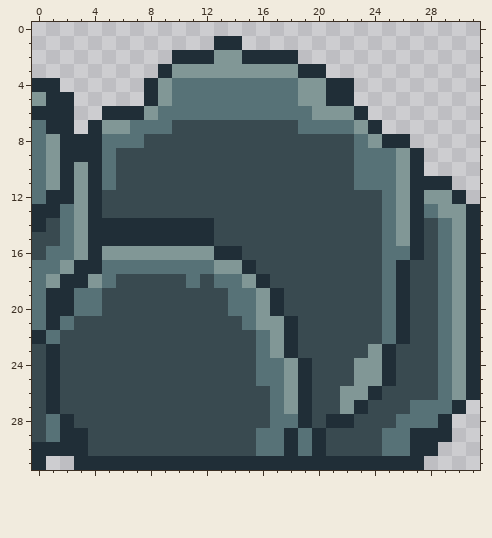
File history of a pixel-art file, ProjectAssets/Enviroment/AsepriteFiles/Forest/HorizontallyRepeatingStoneLeftEnd.aseprite. That is the earlier state.
32x32 pixels, 1 frame.
The same view after the edit:
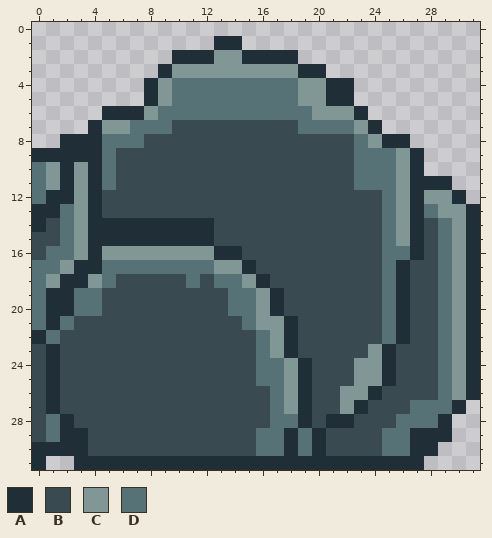
Palette (. is transparent): A #202e37  B #394a50  C #819796  D #577277
From old to new:
{"y":4,"x":0,"old":"AA","new":".."}
{"y":5,"x":0,"old":"CAA","new":"..."}
{"y":6,"x":0,"old":"AAA","new":"..."}
{"y":7,"x":0,"old":"DAA","new":"..."}
{"y":8,"x":0,"old":"DC","new":".."}
{"y":9,"x":0,"old":"DC","new":"AA"}
{"label":"changed","picture_box":[32,78,74,162]}
